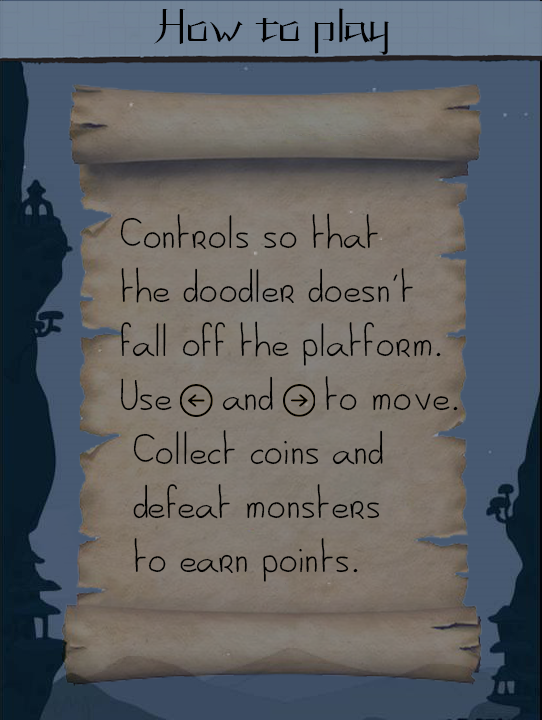
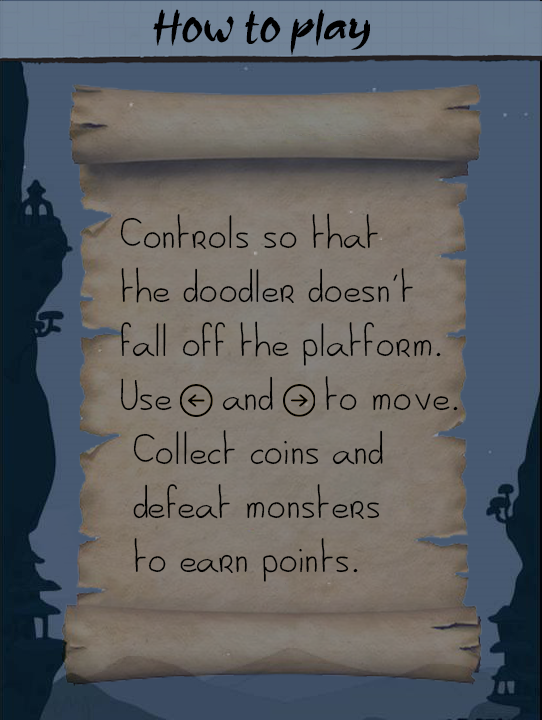
Comparing the layer stacks of the two (542, 720) images. Changes:
painted on "How to play" over [153, 8, 389, 55]
